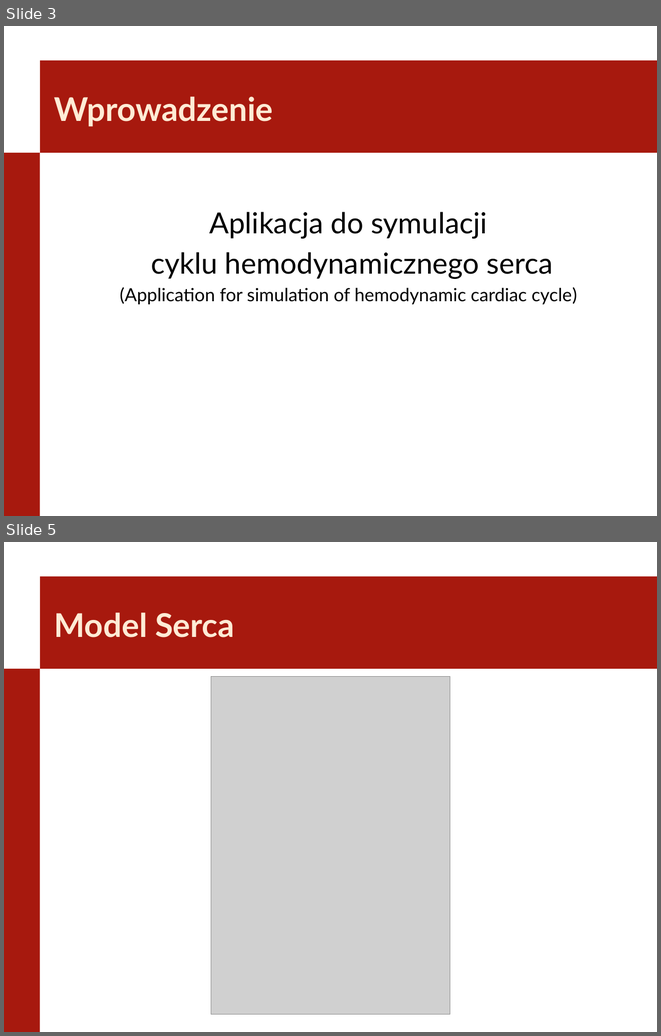
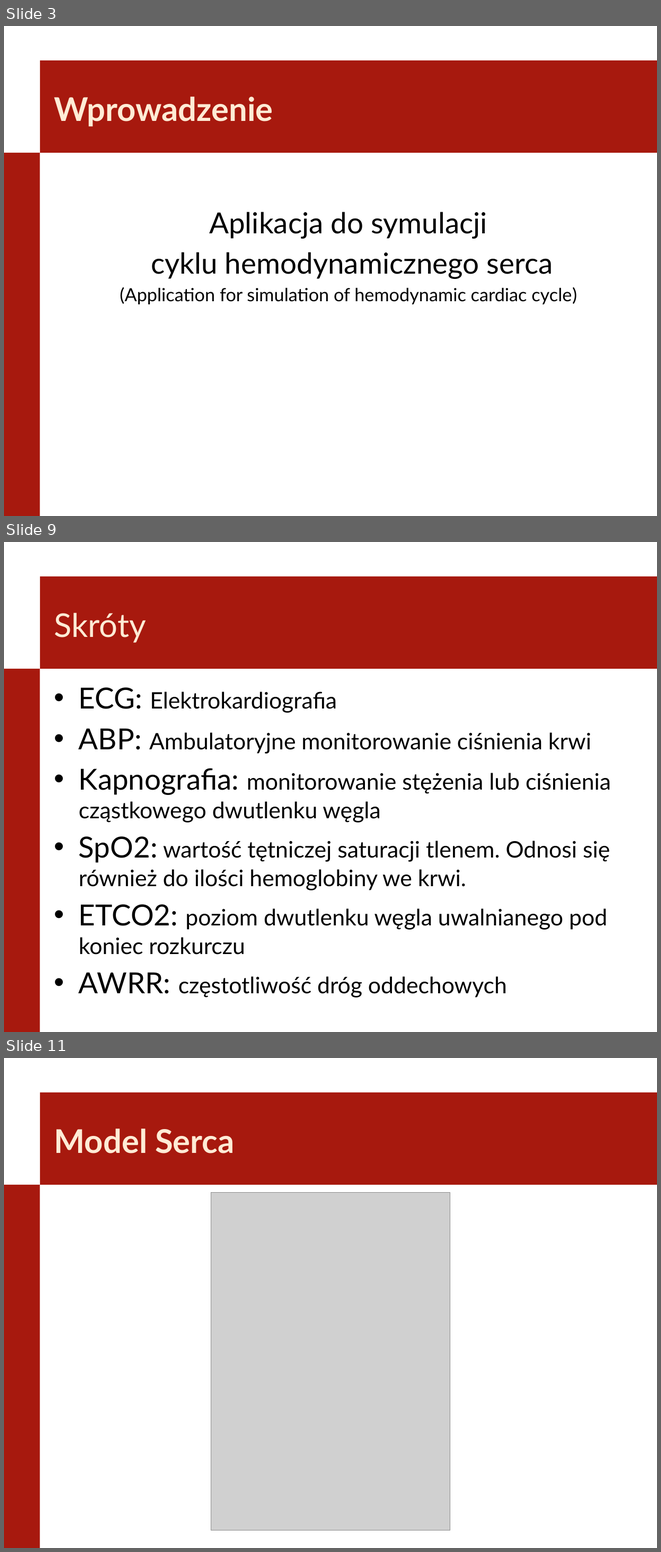
Before and after one commit to Szynal/PWR-W4-INF, a slide deck: Seminarium Dyplomowe/SeminariumDyplomowe_PracaDyplomowa.pptx. Shown one above the other, each under a label of ours: slides 3 and 5 before the commit, slides 3, 9 and 11 after it; the slides between them are not shown. The pictures are 661x1036 and 661x1552 pixels, drawn with LibreOffice and Linux fonts; fonts in the diff are those of the drawing; grey boxes stand for pictures; background and template pictures are left out. Boxes give left, top, right and bottom in pixels: in the first picture for what was removed or moved away, otherwise in the second. Text is boxed around its words. In the diff, an @@ line names an element or a change of style, - is before the commit and + after.

```diff
--- a/Seminarium Dyplomowe/SeminariumDyplomowe_PracaDyplomowa.pptx
+++ b/Seminarium Dyplomowe/SeminariumDyplomowe_PracaDyplomowa.pptx
@@ slide 9 added at [4, 542, 657, 1032], background #FFFFFF; not listed: 2 template elements that a slide beside it also shows @@
@@ title added at [54, 612, 146, 643], 36 pt, text #FFEBD5 @@
+Skróty
@@ text added at [79, 687, 611, 997], 25 pt, text #000000 @@
+• ECG: Elektrokardiografia
+• ABP: Ambulatoryjne monitorowanie ciśnienia krwi
+• Kapnografia: monitorowanie stężenia lub ciśnienia cząstkowego dwutlenku węgla
+• SpO2: wartość tętniczej saturacji tlenem. Odnosi się również do ilości hemoglobiny we krwi.
+• ETCO2: poziom dwutlenku węgla uwalnianego pod koniec rozkurczu
+• AWRR: częstotliwość dróg oddechowych
@@ what was slide 5 is now slide 11 @@
```
Also in this commit, not shown: 4 slides changed, 5 other slides added, 9 slides removed.
